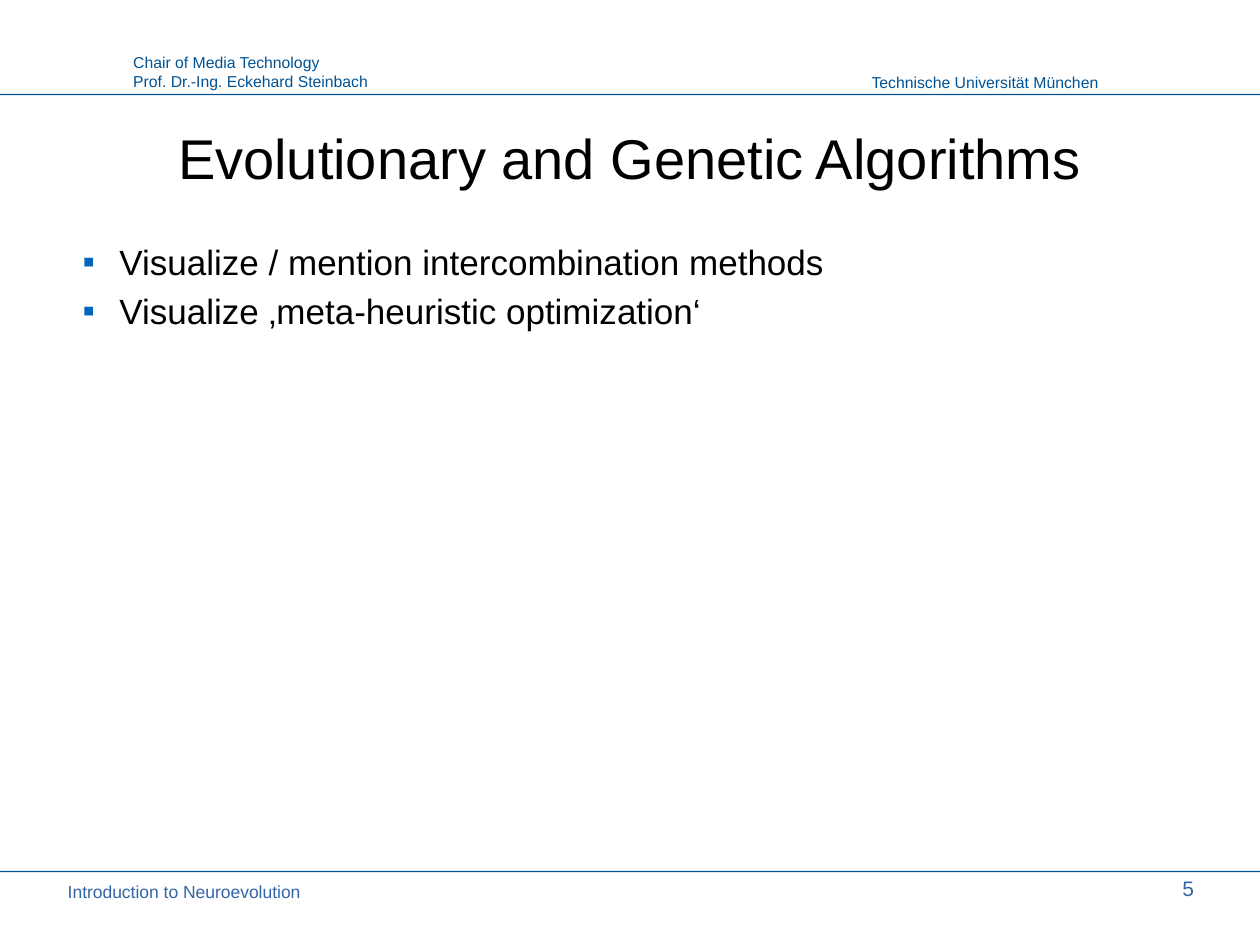
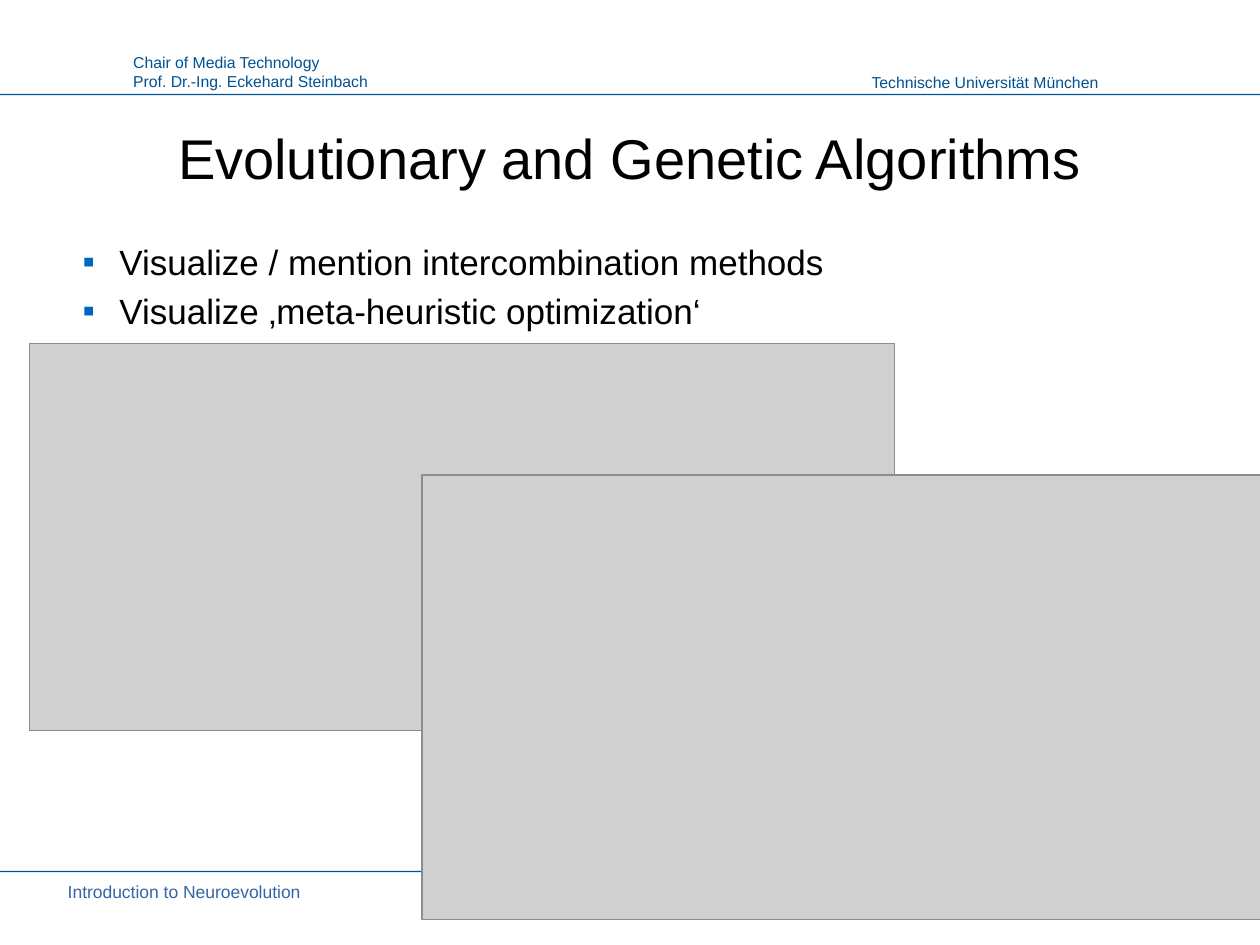
Before and after one commit to PaulPauls/Neuroevolution_of_Augmenting_Topologies_Paper, a slide deck: slide 5 of presentation/neuroevolution_presentation.odp. Drawn at 1260x945 pixels with LibreOffice and Linux fonts; fonts in the diff are those of the drawing; grey boxes stand for pictures; background and template pictures are left out. Boxes give left, top, right and bottom in pixels: in the first picture for what was removed or moved away, otherwise in the second. Text is boxed around its words. In the diff, an @@ line names an element or a change of style, - is before the commit and + after.

```diff
--- a/presentation/neuroevolution_presentation.odp
+++ b/presentation/neuroevolution_presentation.odp
@@ picture added at [30,344,895,731] @@
@@ picture added at [422,475,1260,920] @@
@@ page number removed at [1182,881,1194,896] @@
-5
```
Also in this commit, not shown: 8 other slides changed, 1 slide added.
